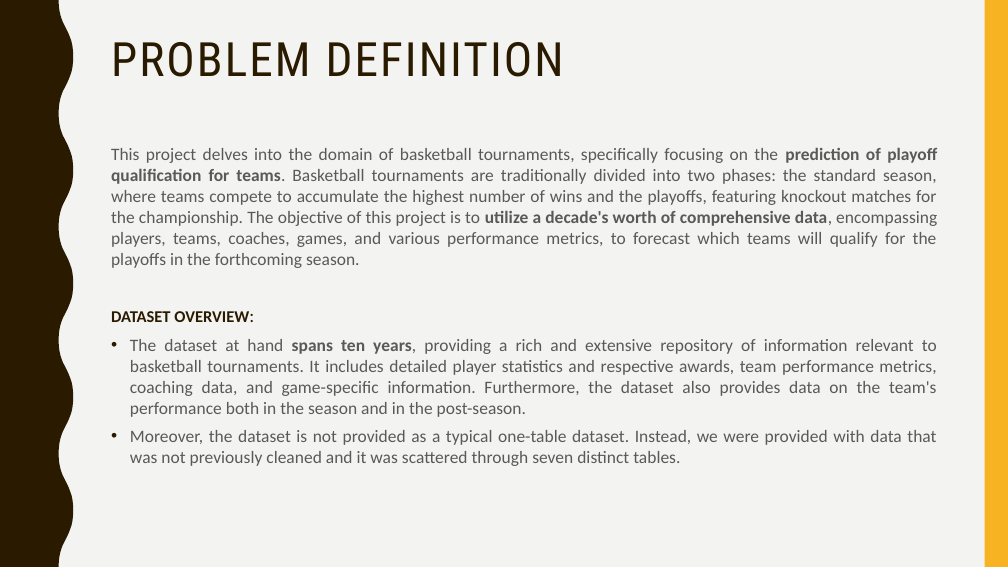
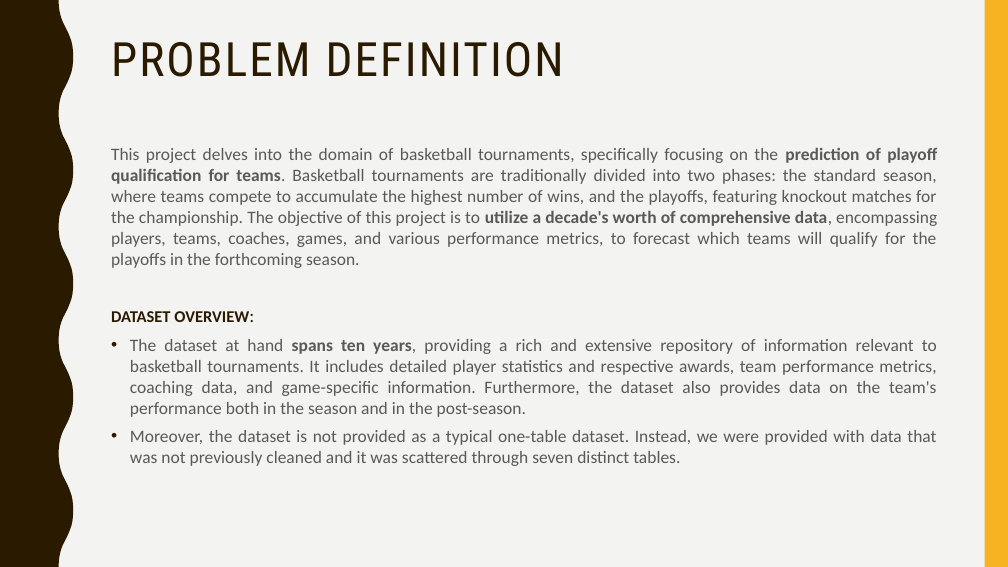
Before and after one commit to afs202005277/AC, a slide deck: slide 5 of ppt projeto.pptx. Drawn at 1008x567 pixels with LibreOffice and Linux fonts; fonts in the diff are those of the drawing. Boxes give left, top, right and bottom in pixels: in the first picture for what was removed or moved away, otherwise in the second. Text is boxed around its words. In the diff, an @@ line names an element or a change of style, - is before the commit and + after.

```diff
--- a/ppt projeto.pptx
+++ b/ppt projeto.pptx
@@ text at [111,148,937,268]: text changed @@
-This project delves into the domain of basketball tournaments, specifically focusing on the prediction of playoff qualification for teams. Basketball tournaments are traditionally divided into two phases: the standard season, where teams compete to accumulate the highest number of wins and the playoffs, featuring knockout matches for the championship. The objective of this project is to utilize a decade's worth of comprehensive data, encompassing players, teams, coaches, games, and various performance metrics, to forecast which teams will qualify for the playoffs in the forthcoming season.
+This project delves into the domain of basketball tournaments, specifically focusing on the prediction of playoff qualification for teams. Basketball tournaments are traditionally divided into two phases: the standard season, where teams compete to accumulate the highest number of wins, and the playoffs, featuring knockout matches for the championship. The objective of this project is to utilize a decade's worth of comprehensive data, encompassing players, teams, coaches, games, and various performance metrics, to forecast which teams will qualify for the playoffs in the forthcoming season.
```
Also in this commit, not shown: 17 other slides changed, 2 other files.
